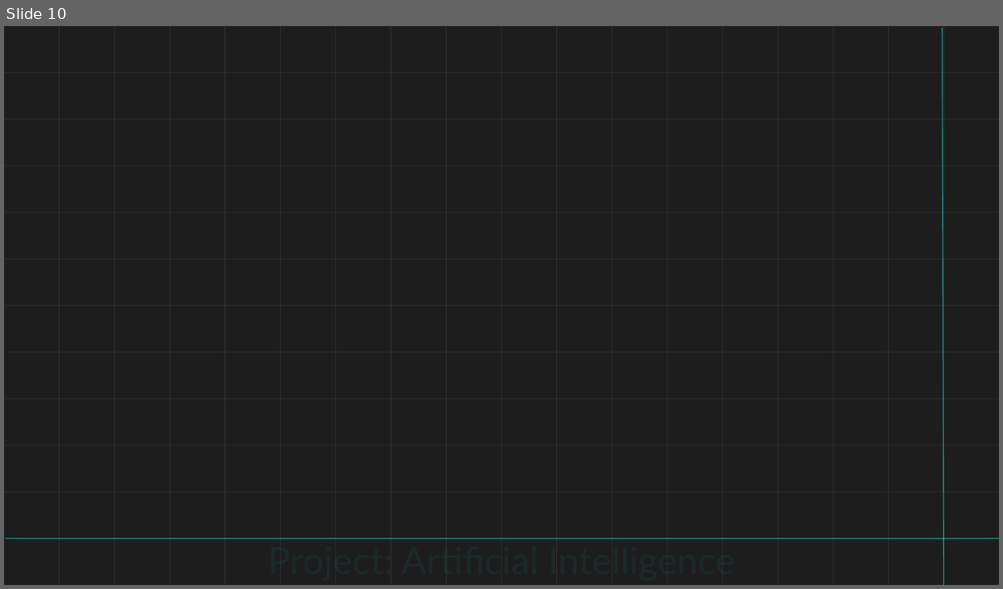
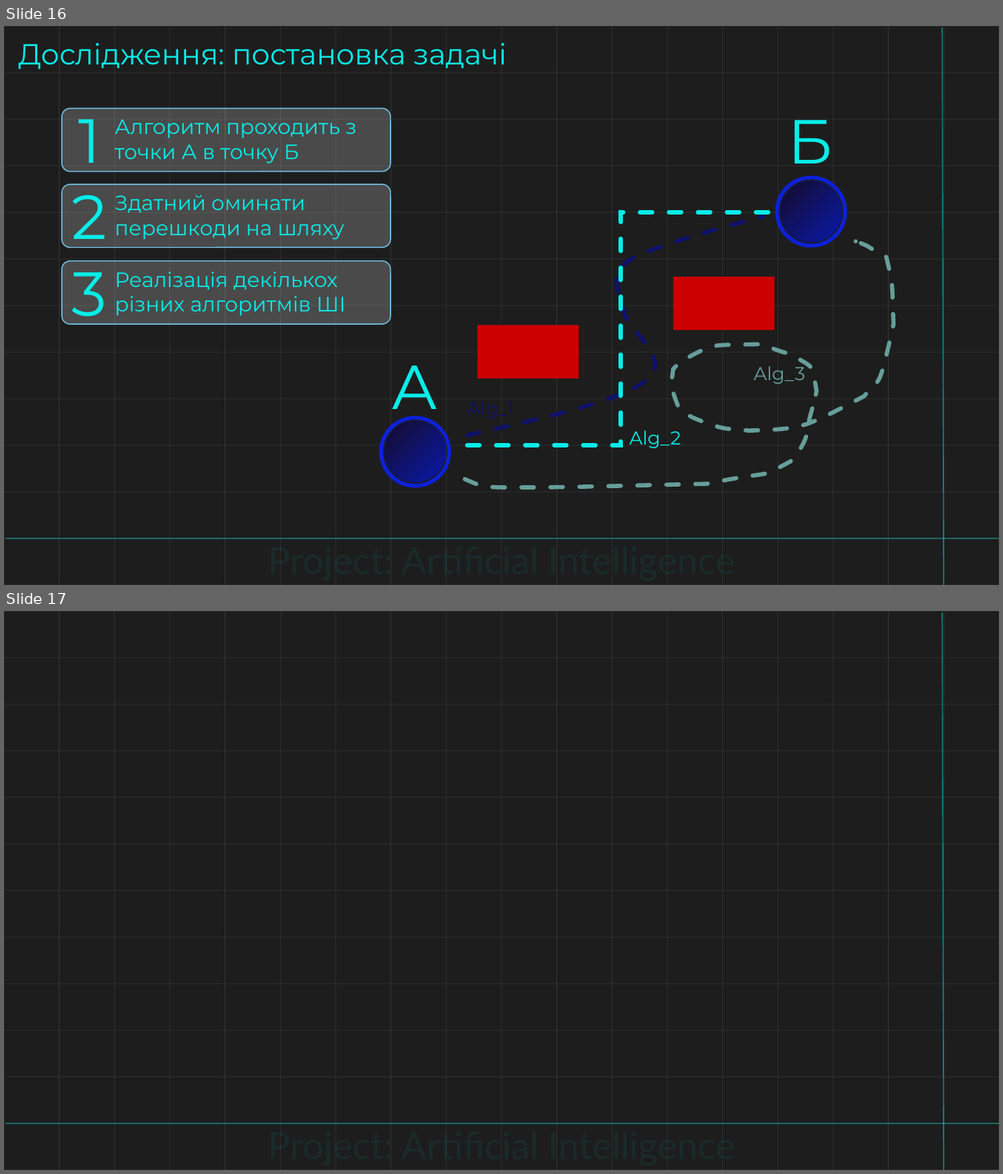
Before and after one commit to Dgardes/Semestr_2, a slide deck: Основи AI/Доповідь.pptx. Shown one above the other, each under a label of ours: slide 10 before the commit, slides 16 and 17 after it. The pictures are 1003x589 and 1003x1174 pixels, drawn with LibreOffice and Linux fonts; fonts in the diff are those of the drawing. Boxes give left, top, right and bottom in pixels: in the first picture for what was removed or moved away, otherwise in the second. Text is boxed around its words. In the diff, an @@ line names an element or a change of style, - is before the commit and + after.

```diff
--- a/Основи AI/Доповідь.pptx
+++ b/Основи AI/Доповідь.pptx
@@ slide 16 added at (4, 26, 999, 585), background #FFFFFF @@
@@ rectangle added at (4, 26, 999, 585), fill #1D1D1D @@
@@ text added at (18, 43, 506, 69), 28 pt, text #08EDE8 @@
+Дослідження: постановка задачі
@@ line added from (942, 27) to (943, 585), #08EDE8 1 pt @@
@@ rounded rectangle added at (62, 108, 390, 172), fill #FFFFFF at 20% opacity, outline #74C4E9 1 pt @@
@@ text added at (78, 103, 100, 178), 60 pt, text #08EDE8 @@
+1
@@ text added at (115, 119, 356, 164), 20 pt, text #08EDE8 @@
+Алгоритм проходить з точки А в точку Б
@@ text added at (788, 120, 833, 179), 60 pt, text #08EDE8 @@
+Б
@@ text added at (72, 178, 108, 254), 60 pt, text #08EDE8 @@
+2
@@ ellipse added at (777, 177, 846, 247), outline #0919AA 1.5 pt @@
@@ ellipse added at (778, 179, 844, 245), outline #0919AA 1.5 pt @@
@@ rounded rectangle added at (62, 184, 390, 247), fill #FFFFFF at 20% opacity, outline #74C4E9 1 pt @@
@@ text added at (115, 195, 344, 240), 20 pt, text #08EDE8 @@
+Здатний оминати перешкоди на шляху
@@ ellipse added at (781, 181, 841, 241), fill gradient #0919AA to #140D36 @@
@@ freeform shape added at (467, 217, 763, 437), outline #0F126A 4 pt dashed @@
@@ elbow line added from (467, 446) to (774, 212), #08EDE8 4 pt dashed @@
@@ freeform shape added at (464, 241, 893, 488), outline #669E9A 4 pt dashed @@
@@ rounded rectangle added at (62, 261, 390, 324), fill #FFFFFF at 20% opacity, outline #74C4E9 1 pt @@
@@ text added at (72, 255, 107, 331), 60 pt, text #08EDE8 @@
+3
@@ text added at (115, 272, 345, 316), 20 pt, text #08EDE8 @@
+Реалізація декількох різних алгоритмів ШІ
@@ rectangle added at (673, 277, 775, 330), fill #CC0000 @@
@@ rectangle added at (478, 325, 579, 379), fill #CC0000 @@
@@ text added at (391, 366, 438, 425), 60 pt, text #08EDE8 @@
+А
@@ text added at (754, 363, 805, 384), 18 pt, text #669E9A @@
+Alg_3
@@ ellipse added at (380, 417, 450, 487), outline #0919AA 1.5 pt @@
@@ ellipse added at (381, 419, 448, 486), outline #0919AA 1.5 pt @@
@@ ellipse added at (384, 421, 445, 482), fill gradient #0919AA to #140D36 @@
@@ text added at (629, 431, 681, 449), 18 pt, text #08EDE8 @@
+Alg_2
@@ group added at (4, 26, 999, 585): 30 rectangles @@
@@ line added from (5, 540) to (999, 540), #08EDE8 1 pt @@
@@ text added at (267, 538, 735, 582), 36 pt, text #06A29E at 10% opacity @@
+Project: Artificial Intelligence
@@ what was slide 10 is now slide 17 @@
```
Also in this commit, not shown: 2 slides changed, 6 other slides added, 15 other files.
